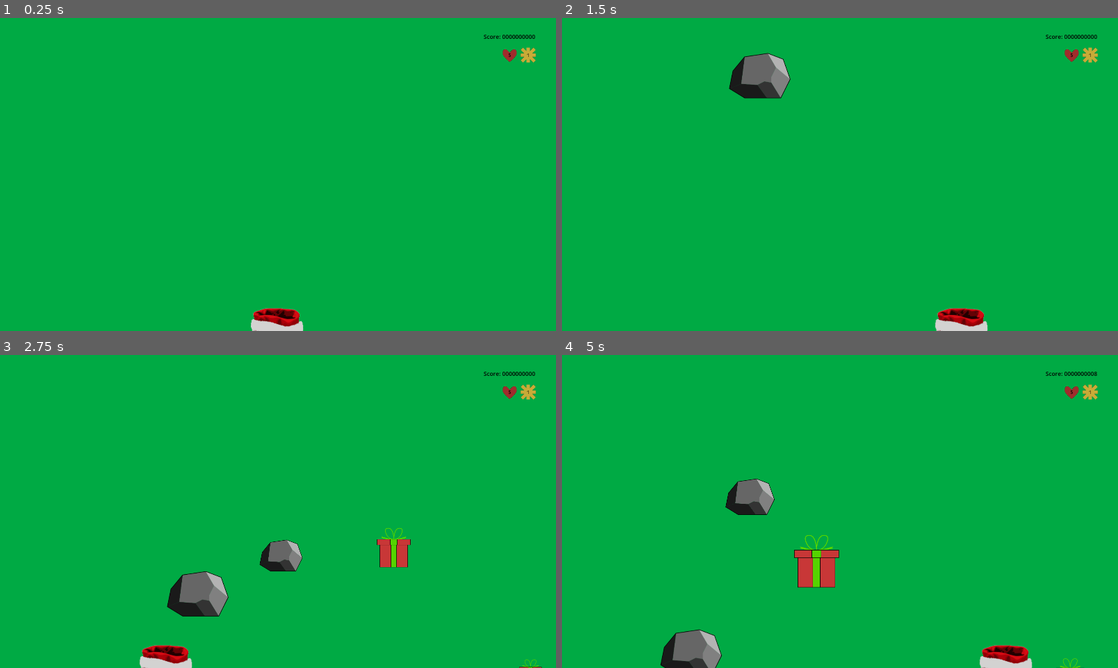
Above: before the commit, frames 1-4 (two rows, left to right).
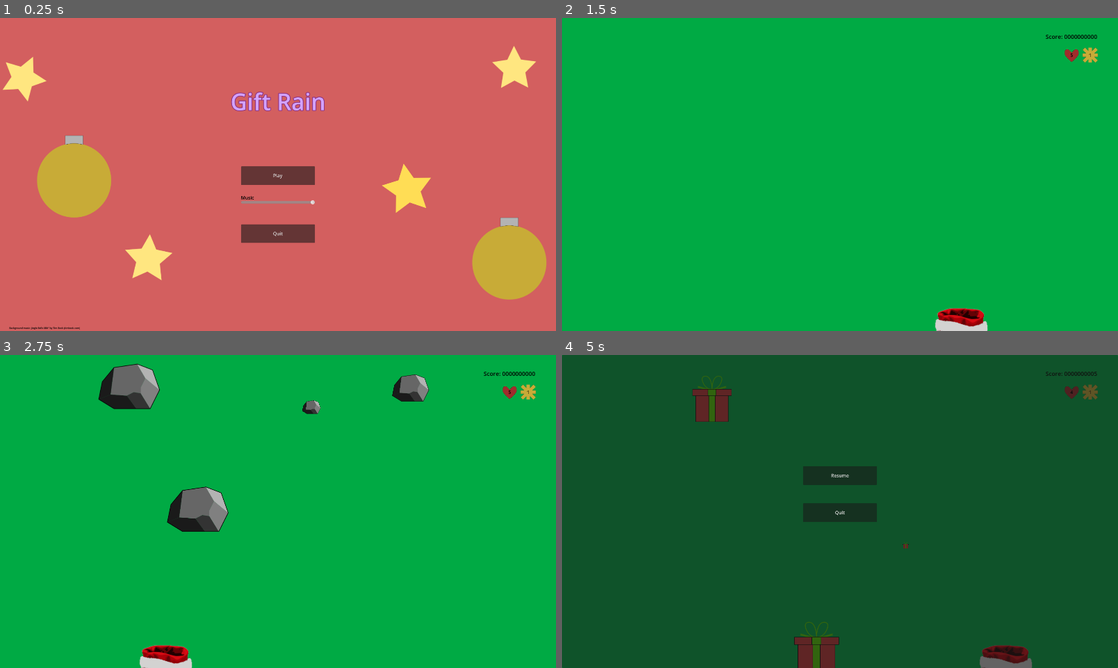
Above: after the commit, the same moments.

Repository: lukradecki/GRain
Game: Godot game, scene res://main_menu.tscn
Two runs of this game, one before a commit and one after it. Both use one fixed random seed, a clock stepped at 60 frames per second and the inputs below. Before the commit the project starts from res://main_scene.tscn.
Inputs (mouse positions are in pixels of both pictures, inside the frame that each line leads up to):
- Up to frame 1 (0.25 s): no input
- Up to frame 2 (1.5 s): click (840, 174) at 0.5 s, where only the run after the commit has a clickable "Play"; tap Enter at 1.25 s; move the mouse to (962, 158) at 1.27 s
- Up to frame 3 (2.75 s): move the mouse to (166, 527) at 2.02 s
- Up to frame 4 (5 s): move the mouse to (895, 442) at 2.77 s; move the mouse to (812, 574) at 3.52 s; move the mouse to (1006, 558) at 4.27 s; tap Escape at 4.9 s

The runs differ from the first frame. In frame 1, 100% of the frame differs, in the area x 0-100%, y 0-100%; in frame 2, 1.3%; in frame 3, 5.6%; in frame 4, 100%.

Commit message:
Added MainScreen, music, license file

Diff:
--- /dev/null
+++ b/default_bus_layout.tres
@@ -0,0 +1,9 @@
+[gd_resource type="AudioBusLayout" format=3 uid="uid://cip311p25lad5"]
+
+[resource]
+bus/1/name = &"Music"
+bus/1/solo = false
+bus/1/mute = false
+bus/1/bypass_fx = false
+bus/1/volume_db = 6.02
+bus/1/send = &"Master"
--- /dev/null
+++ b/imgs/background2.svg
@@ -0,0 +1,68 @@
+<?xml version="1.0" encoding="UTF-8" standalone="no"?>
+<!-- Created with Inkscape (http://www.inkscape.org/) -->
+
+<svg
+   width="1920"
+   height="1080"
+   viewBox="0 0 507.99999 285.75001"
+   version="1.1"
+   id="svg5"
+   xmlns="http://www.w3.org/2000/svg"
+   xmlns:svg="http://www.w3.org/2000/svg">
+  <defs
+     id="defs2" />
+  <g
+     id="layer1">
+    <rect
+       style="fill:#d35f5f;stroke-width:0.0531036"
+       id="rect916"
+       width="512.23334"
+       height="285.6412"
+       x="0"
+       y="0" />
+    <path
+       style="fill:#00ff66;stroke-width:0.2"
+       id="path1276"
+       d="m 12.700001,105.83333 a 55.033333,42.333332 0 0 1 -0.0023,0.38278" />
+    <path
+       style="fill:#00ff66;stroke-width:0.2"
+       id="path1278"
+       d="m 12.700001,137.58333 a 40.216667,10.583333 0 0 1 -0.0016,0.0957" />
+    <path
+       style="fill:#ffe680;stroke-width:0.2"
+       id="path1326"
+       d="M 95.999997,288 62.960726,245.06296 8.8597491,247.93826 39.485603,203.24777 20.03291,152.6832 72,168 l 42.07855,-34.12592 1.49157,54.15679 45.45867,29.47359 -51.04524,18.15394 z"
+       transform="scale(0.26458333)" />
+    <path
+       style="fill:#ffe680;stroke-width:0.2"
+       id="path1328"
+       d="m 1824,240 -47.3927,-24.00461 -46.6421,25.43241 8.1846,-52.49099 L 1699.5489,152.4366 1752,144 l 22.7854,-47.99078 24.232,47.27688 52.683,6.84028 -37.4749,37.65532 z"
+       transform="scale(0.26458333)" />
+    <path
+       style="fill:#ffe680;stroke-width:0.2"
+       id="path1330"
+       d="m 432,800 57.04389,-4.45568 28.66856,-49.51738 21.86514,52.87507 55.9529,11.96371 L 552,848 l 5.91223,56.91136 -48.76846,-29.92483 -52.29894,23.20945 13.38993,-55.62884 z"
+       transform="scale(0.26458333)" />
+    <path
+       style="fill:#ffdd55;stroke-width:0.2"
+       id="path1332"
+       d="m 1472,656 -56.9206,-19.30233 -48.1699,35.94703 0.7681,-60.09944 -49.0729,-34.70409 L 1376,560 l 17.8412,-57.39534 34.7041,49.07299 60.0994,-0.76818 -35.947,48.16995 z"
+       transform="scale(0.26458333)" />
+    <path
+       style="fill:#c8ab37;stroke-width:0.2"
+       id="path1399"
+       d="M 101.60019,148.27957 A 33.866764,33.866764 0 0 1 67.761646,182.14632 33.866764,33.866764 0 0 1 33.866704,148.33602 33.866764,33.866764 0 0 1 67.648748,114.41291 33.866764,33.866764 0 0 1 101.6,148.16667" />
+    <path
+       style="fill:#b3b3b3;stroke:#000000;stroke-width:0.145977px;stroke-linecap:butt;stroke-linejoin:miter;stroke-opacity:1"
+       d="m 59.558693,115.58062 c 0,0 5.422159,-1.16782 8.174735,-1.16782 2.752576,0 8.174738,1.16782 8.174738,1.16782 v -8.17473 H 59.558694 Z"
+       id="path1630" />
+    <path
+       style="fill:#c8ab37;stroke-width:0.2"
+       id="path1399-3"
+       d="m 499.24149,223.19896 a 33.866764,33.866764 0 0 1 -33.83854,33.86675 33.866764,33.866764 0 0 1 -33.89494,-33.8103 33.866764,33.866764 0 0 1 33.78204,-33.92311 33.866764,33.866764 0 0 1 33.95125,33.75376" />
+    <path
+       style="fill:#b3b3b3;stroke:#000000;stroke-width:0.145977px;stroke-linecap:butt;stroke-linejoin:miter;stroke-opacity:1"
+       d="m 457.2,190.5 c 0,0 5.42216,-1.16782 8.17474,-1.16782 2.75257,0 8.17474,1.16782 8.17474,1.16782 v -8.17473 H 457.2 Z"
+       id="path1630-6" />
+  </g>
+</svg>
--- /dev/null
+++ b/main_menu.gd
@@ -0,0 +1,24 @@
+extends TextureRect
+
+@onready var music_slider: HSlider = get_node("HSlider")
+
+
+# Called when the node enters the scene tree for the first time.
+func _ready():
+	music_slider.value = db_to_linear(AudioServer.get_bus_volume_db(AudioServer.get_bus_index("Music")))
+	pass # Replace with function body.
+
+
+# Called every frame. 'delta' is the elapsed time since the previous frame.
+func _process(delta):
+	pass
+
+
+func _on_play_pressed():
+	get_tree().change_scene_to_file("res://main_scene.tscn")
+
+
+func _on_h_slider_drag_ended(value_changed):
+	if value_changed:
+		AudioServer.set_bus_volume_db(AudioServer.get_bus_index("Music"), linear_to_db(music_slider.value))
+	pass # Replace with function body.
--- /dev/null
+++ b/main_menu.tscn
@@ -0,0 +1,85 @@
+[gd_scene load_steps=7 format=3 uid="uid://bciuu4kbdehfl"]
+
+[ext_resource type="Texture2D" uid="uid://14c4dp86cxv2" path="res://imgs/background2.svg" id="1_3hxvv"]
+[ext_resource type="Script" path="res://main_menu.gd" id="2_wa7rm"]
+[ext_resource type="AudioStream" uid="uid://dhcgl0e3rtgqd" path="res://sounds/[Royalty FREE Music] Jingle Bells 8Bit [ZX4Q1EF9tzQ].wav" id="3_0ab5n"]
+
+[sub_resource type="LabelSettings" id="LabelSettings_gy48c"]
+font_size = 79
+font_color = Color(0.827451, 0.639216, 1, 1)
+outline_size = 10
+outline_color = Color(0.556863, 0.2, 0.521569, 1)
+
+[sub_resource type="LabelSettings" id="LabelSettings_115ha"]
+font_size = 8
+font_color = Color(0, 0, 0, 1)
+
+[sub_resource type="LabelSettings" id="LabelSettings_lh0ql"]
+font_color = Color(0, 0, 0, 1)
+
+[node name="MainMenu" type="TextureRect"]
+offset_right = 1920.0
+offset_bottom = 1080.0
+texture = ExtResource("1_3hxvv")
+script = ExtResource("2_wa7rm")
+
+[node name="Quit" type="Button" parent="."]
+layout_mode = 1
+offset_left = 832.0
+offset_top = 712.0
+offset_right = 1088.0
+offset_bottom = 776.0
+text = "Quit"
+
+[node name="Play" type="Button" parent="."]
+layout_mode = 0
+offset_left = 832.0
+offset_top = 512.0
+offset_right = 1088.0
+offset_bottom = 576.0
+text = "Play"
+
+[node name="Label" type="Label" parent="."]
+layout_mode = 0
+offset_left = 704.0
+offset_top = 192.0
+offset_right = 1216.0
+offset_bottom = 384.0
+text = "Gift Rain"
+label_settings = SubResource("LabelSettings_gy48c")
+horizontal_alignment = 1
+vertical_alignment = 1
+
+[node name="Label2" type="Label" parent="."]
+layout_mode = 0
+offset_left = 32.0
+offset_top = 1064.0
+offset_right = 416.0
+offset_bottom = 1080.0
+text = "Background music: Jingle Bells 8Bit\" by Tim Beek (timbeek.com)"
+label_settings = SubResource("LabelSettings_115ha")
+
+[node name="Music" type="AudioStreamPlayer" parent="."]
+stream = ExtResource("3_0ab5n")
+autoplay = true
+bus = &"Music"
+
+[node name="HSlider" type="HSlider" parent="."]
+layout_mode = 0
+offset_left = 832.0
+offset_top = 608.0
+offset_right = 1088.0
+offset_bottom = 664.0
+max_value = 1.0
+step = 0.05
+value = 1.0
+
+[node name="Label" type="Label" parent="HSlider"]
+layout_mode = 0
+offset_right = 256.0
+offset_bottom = 23.0
+text = "Music"
+label_settings = SubResource("LabelSettings_lh0ql")
+
+[connection signal="pressed" from="Play" to="." method="_on_play_pressed"]
+[connection signal="drag_ended" from="HSlider" to="." method="_on_h_slider_drag_ended"]
--- a/main_scene.gd
+++ b/main_scene.gd
@@ -13,9 +13,12 @@
 @onready var GameOver = get_node("GameOver")
 @onready var final_score = get_node("GameOver/final_score")
 
+@onready var PauseMenu = get_node("PauseMenu")
+
 @onready var gift_scene = load("res://gift.tscn")
 @onready var coal_scene = load("res://coal.tscn")
 @onready var heart_scene = load("res://heart.tscn")
+@onready var multiplier_scene = load("res://multiplier.tscn")
 
 var score: int = 0;
 var heart_count: int = 0;
@@ -38,6 +41,9 @@
 		if spawn_chance < 0.005:
 			instance = heart_scene.instantiate()
 			instance.heart_out_of_scope.connect(_on_heart_out_of_scope)
+		elif spawn_chance < 0.01:
+			instance = multiplier_scene.instantiate()
+			instance.multiplier_out_of_scope.connect(_on_multiplier_out_of_scope)
 		elif spawn_chance < 0.4:
 			instance = coal_scene.instantiate()
 			instance.coal_out_of_scope.connect(_on_coal_out_of_scope)
@@ -85,7 +91,12 @@
 	if tmp > max_number_of_objects:
 		max_number_of_objects = tmp
 
-
+func multiplie_score(num:int):
+	score *= (num+score_multiplier)
+	score_label.text = "Score: %010d" % score
+	var tmp = floori(score/5000)
+	if tmp > max_number_of_objects:
+		max_number_of_objects = tmp
 
 
 func set_score(num: int):
@@ -121,6 +132,10 @@
 	objects.remove_child(heart)
 	number_of_objects -= 1
 
+func _on_multiplier_out_of_scope(multiplier: Multiplier):
+	objects.remove_child(multiplier)
+	number_of_objects -= 1
+
 func _on_bag_area_entered(area):
 	if area.get_class() == "Gift":
 		pickup_sound.play()
@@ -133,16 +148,27 @@
 	if area.get_class() == "Heart":
 		powerup_sound.play()
 		change_heart(1)
+	if area.get_class() == "Multiplier":
+		powerup_sound.play()
+		multiplie_score(2)
 
 	objects.remove_child(area)
 	number_of_objects -= 1
 
 
 func _on_timer_timeout():
-	if number_of_objects < max_number_of_objects:
-		spawn(randi() % 8 + 1);
+	if number_of_objects < max_number_of_objects and not get_tree().paused:
+		spawn(randi() % clampi((10+(score/1000)-1), 10,100) + 1);
 
-
+func _input(event):
+	if event is InputEventKey and event.pressed:
+		if event.keycode == KEY_ESCAPE:
+			if get_tree().paused:
+				PauseMenu.hide()
+				get_tree().paused = false
+			else:
+				PauseMenu.show()
+				get_tree().paused = true
 
 
 func _on_quit_pressed():
@@ -152,3 +178,8 @@
 func _on_play_again_pressed():
 	get_tree().change_scene_to_file("res://main_scene.tscn")
 	get_tree().paused = false
+
+
+func _on_resume_pressed():
+	PauseMenu.hide()
+	get_tree().paused = false
--- a/main_scene.tscn
+++ b/main_scene.tscn
@@ -30,6 +30,7 @@
 font_color = Color(0, 0, 0, 1)
 
 [node name="main_scene" type="Node2D"]
+process_mode = 3
 script = ExtResource("1_m3vk5")
 
 [node name="background" type="TextureRect" parent="."]
@@ -43,9 +44,11 @@
 texture = ExtResource("4_8qneu")
 
 [node name="Bag" parent="." instance=ExtResource("3_lp0of")]
+process_mode = 1
 position = Vector2(697, 725)
 
 [node name="objects" type="Node2D" parent="."]
+process_mode = 1
 
 [node name="score" type="Label" parent="."]
 offset_left = 1664.0
@@ -65,7 +68,6 @@
 texture = ExtResource("5_a103p")
 
 [node name="heart_count" type="Label" parent="heart"]
-layout_mode = 0
 offset_right = 256.0
 offset_bottom = 256.0
 label_settings = SubResource("LabelSettings_rrjx4")
@@ -84,12 +86,31 @@
 texture = ExtResource("5_mwht0")
 
 [node name="multiplier" type="Label" parent="multiplier"]
-layout_mode = 0
 offset_right = 256.0
 offset_bottom = 256.0
 label_settings = SubResource("LabelSettings_nl82f")
 horizontal_alignment = 1
 vertical_alignment = 1
+
+[node name="PauseMenu" type="Panel" parent="."]
+process_mode = 3
+visible = false
+offset_right = 1920.0
+offset_bottom = 1080.0
+
+[node name="quit" type="Button" parent="PauseMenu"]
+offset_left = 832.0
+offset_top = 512.0
+offset_right = 1088.0
+offset_bottom = 576.0
+text = "Quit"
+
+[node name="resume" type="Button" parent="PauseMenu"]
+offset_left = 832.0
+offset_top = 384.0
+offset_right = 1088.0
+offset_bottom = 448.0
+text = "Resume"
 
 [node name="GameOver" type="Panel" parent="."]
 process_mode = 3
@@ -98,7 +119,6 @@
 offset_bottom = 1080.0
 
 [node name="text" type="Label" parent="GameOver"]
-layout_mode = 0
 offset_left = 320.0
 offset_top = 248.0
 offset_right = 1600.0
@@ -109,7 +129,6 @@
 vertical_alignment = 1
 
 [node name="final_score" type="Label" parent="GameOver"]
-layout_mode = 0
 offset_left = 640.0
 offset_top = 448.0
 offset_right = 1280.0
@@ -120,7 +139,6 @@
 vertical_alignment = 1
 
 [node name="quit" type="Button" parent="GameOver"]
-layout_mode = 0
 offset_left = 1024.0
 offset_top = 576.0
 offset_right = 1280.0
@@ -128,7 +146,6 @@
 text = "Quit"
 
 [node name="play_again" type="Button" parent="GameOver"]
-layout_mode = 0
 offset_left = 640.0
 offset_top = 576.0
 offset_right = 896.0
@@ -148,5 +165,7 @@
 
 [connection signal="area_entered" from="Bag" to="." method="_on_bag_area_entered"]
 [connection signal="timeout" from="Timer" to="." method="_on_timer_timeout"]
+[connection signal="pressed" from="PauseMenu/quit" to="." method="_on_quit_pressed"]
+[connection signal="pressed" from="PauseMenu/resume" to="." method="_on_resume_pressed"]
 [connection signal="pressed" from="GameOver/quit" to="." method="_on_quit_pressed"]
 [connection signal="pressed" from="GameOver/play_again" to="." method="_on_play_again_pressed"]
--- /dev/null
+++ b/multiplier.gd
@@ -0,0 +1,21 @@
+class_name Multiplier
+extends Area2D
+
+signal multiplier_out_of_scope(coal: Coal)
+
+@export var speed: float = 500.0
+
+
+# Called when the node enters the scene tree for the first time.
+func _ready():
+	pass # Replace with function body.
+
+
+# Called every frame. 'delta' is the elapsed time since the previous frame.
+func _process(delta):
+	position.y += delta*speed
+	if (position.y > get_viewport().get_visible_rect().size.y + get_node("image").texture.get_height()):
+		emit_signal("multiplier_out_of_scope", self)
+	pass
+
+func get_class(): return "Multiplier"
--- a/multiplier.tscn
+++ b/multiplier.tscn
@@ -1,5 +1,32 @@
-[gd_scene format=3 uid="uid://coas14k2kj43p"]
+[gd_scene load_steps=5 format=3 uid="uid://coas14k2kj43p"]
+
+[ext_resource type="Script" path="res://multiplier.gd" id="1_wm2ml"]
+[ext_resource type="Texture2D" uid="uid://bc73aduvjlweh" path="res://imgs/multiplier_256x256.svg" id="1_y30b6"]
+
+[sub_resource type="CircleShape2D" id="CircleShape2D_l7t6l"]
+radius = 64.4981
+
+[sub_resource type="LabelSettings" id="LabelSettings_mmb6k"]
+font_size = 30
+font_color = Color(0.709804, 0.694118, 0.588235, 1)
 
 [node name="Multiplier" type="Area2D"]
+script = ExtResource("1_wm2ml")
 
 [node name="image" type="Sprite2D" parent="."]
+position = Vector2(0, 1.90735e-06)
+scale = Vector2(0.5, 0.5)
+texture = ExtResource("1_y30b6")
+
+[node name="CollisionShape2D" type="CollisionShape2D" parent="."]
+shape = SubResource("CircleShape2D_l7t6l")
+
+[node name="Label" type="Label" parent="."]
+offset_left = -64.0
+offset_top = -64.0
+offset_right = 64.0
+offset_bottom = 64.0
+text = "*2"
+label_settings = SubResource("LabelSettings_mmb6k")
+horizontal_alignment = 1
+vertical_alignment = 1
--- a/project.godot
+++ b/project.godot
@@ -23,17 +23,23 @@
 "class": &"Heart",
 "language": &"GDScript",
 "path": "res://heart.gd"
+}, {
+"base": "Area2D",
+"class": &"Multiplier",
+"language": &"GDScript",
+"path": "res://multiplier.gd"
 }]
 _global_script_class_icons={
 "Coal": "",
 "Gift": "",
-"Heart": ""
+"Heart": "",
+"Multiplier": ""
 }
 
 [application]
 
-config/name="chd"
-run/main_scene="res://main_scene.tscn"
+config/name="Gift Rain"
+run/main_scene="res://main_menu.tscn"
 config/features=PackedStringArray("4.0", "Forward Plus")
 boot_splash/show_image=false
 boot_splash/fullsize=false
Not shown, added: imgs/background2.svg.import
Not shown, added: sounds/[Royalty FREE Music] Jingle Bells 8Bit [ZX4Q1EF9tzQ].wav.import
Not shown, added: LICENSE
Not shown, added: imgs/[Royalty FREE Music] Jingle Bells 8Bit [ZX4Q1EF9tzQ].webm
Not shown, added: sounds/[Royalty FREE Music] Jingle Bells 8Bit [ZX4Q1EF9tzQ].wav
